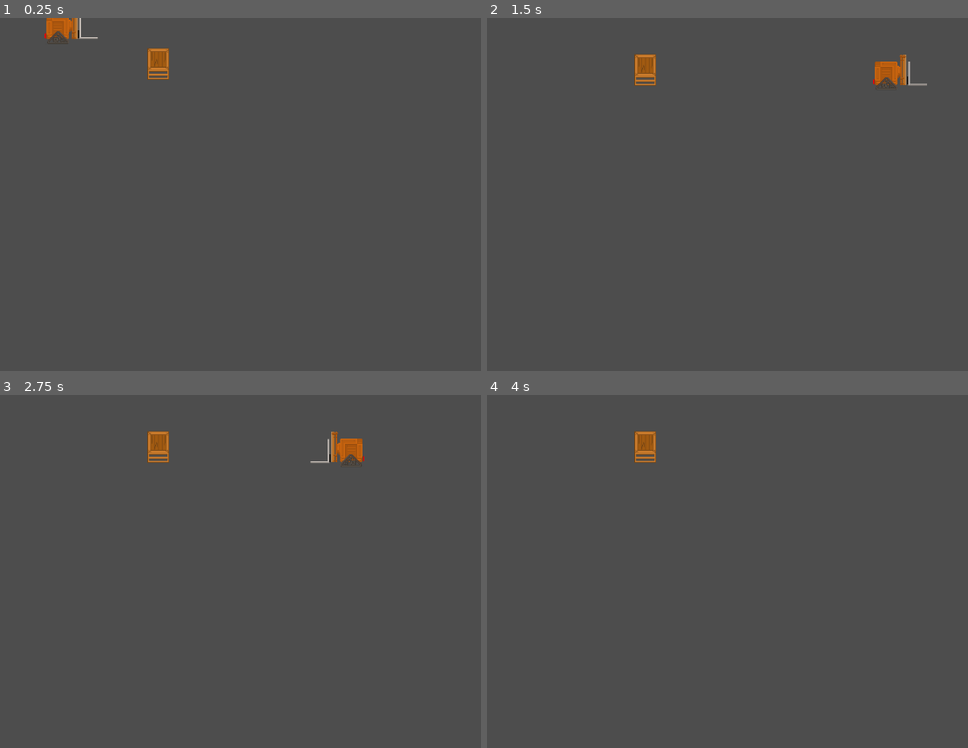
Above: before the commit, frames 1-4 (two rows, left to right).
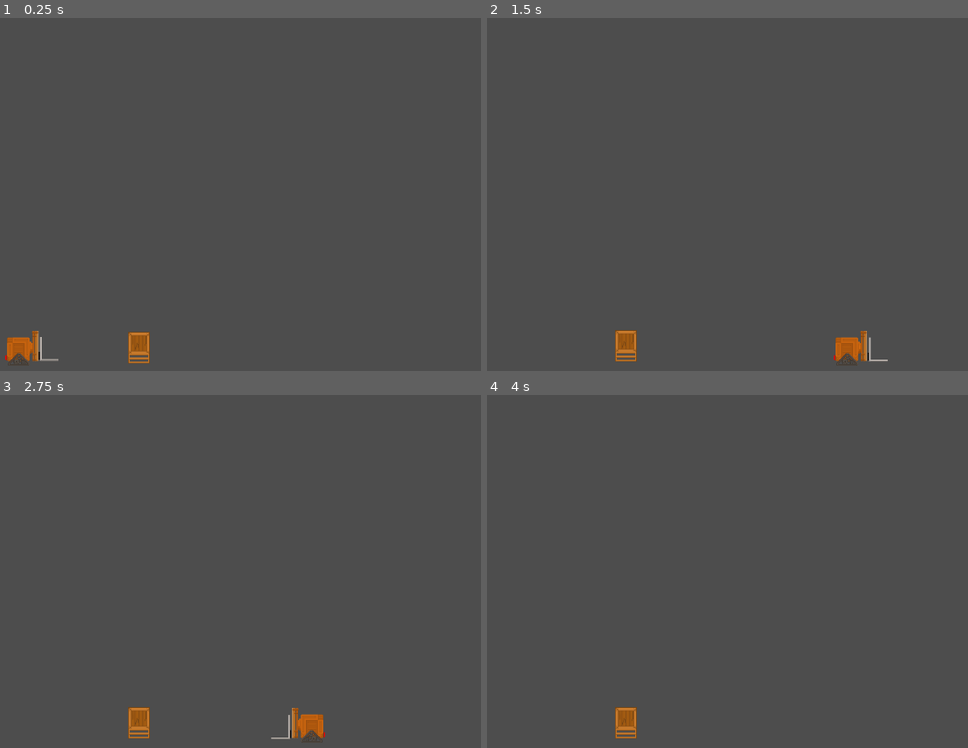
Above: after the commit, the same moments.

Repository: ebeardy/GMTK2024
Game: Godot game, scene res://Scenes/warehouse.tscn
The game is run twice, just before and just after one commit, with the same random seed, the same clock (stepped at 60 frames per second) and the same inputs.
Inputs:
- Up to frame 1 (0.25 s): no input
- Up to frame 2 (1.5 s): tap Enter (ui_accept) at 0.5, 0.77 s; hold D (ui_right) from 0.53 s (still down)
- Up to frame 3 (2.75 s): tap Enter (ui_accept) at 1.52 s; release D (ui_right) at 2.03 s; hold A (ui_left) from 2.03 s (still down)
- Up to frame 4 (4 s): release A (ui_left) at 2.78 s; hold D (ui_right) from 2.78 s (still down); tap Enter (ui_accept) at 3.02, 3.77 s

The runs differ from the first frame. In frame 1, 1.6% of the frame differs, in the area x 1-36%, y 0-99%; in frame 2, 1.7%, in the area x 26-92%, y 10-99%; in frame 3, 1.7%; in frame 4, 0.7%.

Commit message:
Moved the things in the scene down a bit

Diff:
--- a/Scenes/warehouse.tscn
+++ b/Scenes/warehouse.tscn
@@ -12,12 +12,12 @@
 [node name="StaticBody2D" type="StaticBody2D" parent="Node2D"]
 
 [node name="CollisionShape2D" type="CollisionShape2D" parent="Node2D/StaticBody2D"]
-position = Vector2(459, 111)
+position = Vector2(535, 568)
 shape = SubResource("WorldBoundaryShape2D_07ec2")
 
 [node name="Player" parent="." instance=ExtResource("1_lwmdi")]
-position = Vector2(452, -47)
+position = Vector2(387, 523)
 
 [node name="small_box" parent="." instance=ExtResource("2_2wrb5")]
-position = Vector2(618, 40)
+position = Vector2(586, 510)
 collision_mask = 3
